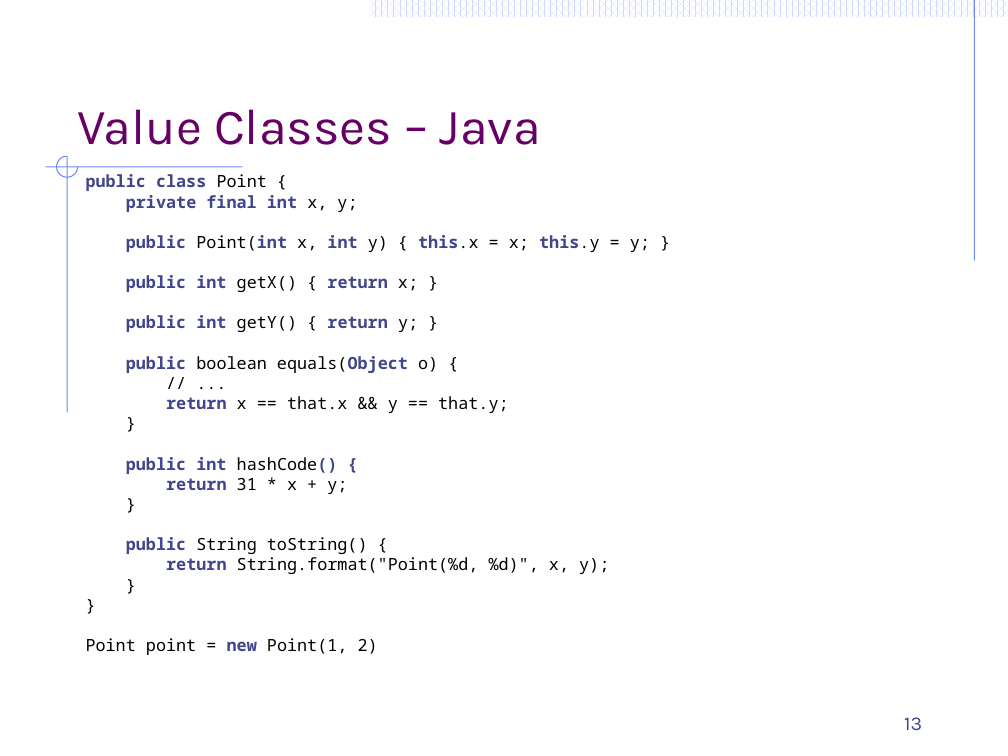
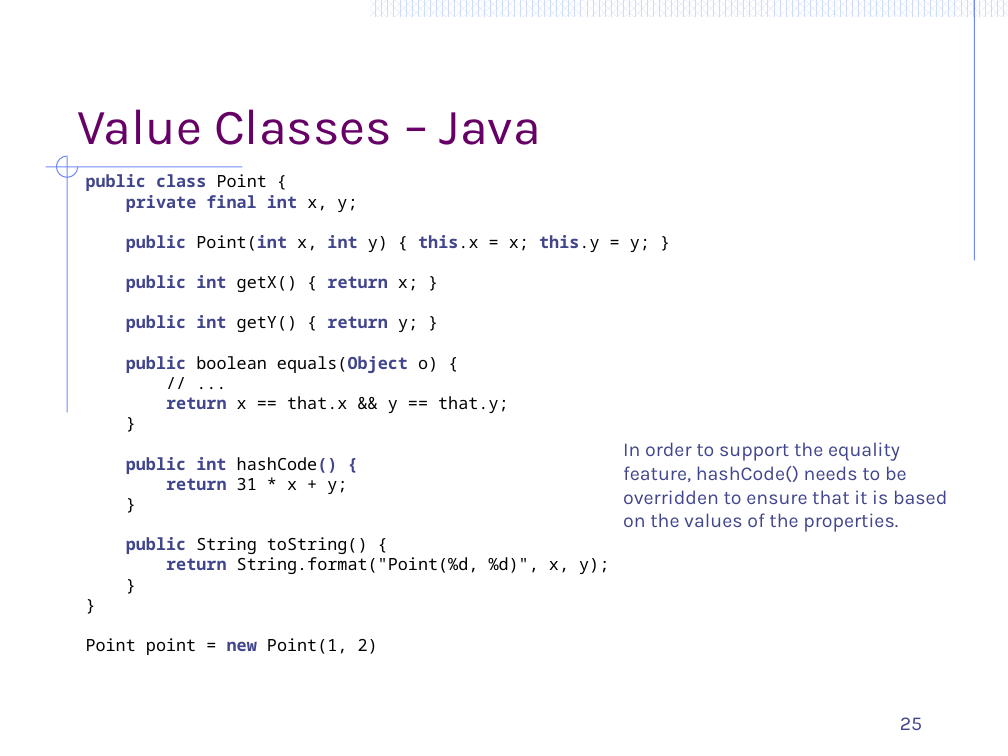
Before and after one commit to ArchitectingSoftware/CS575-SoftwareDesign, a slide deck: slide 25 of Lectures/M7-FunctionalDesignPatterns.pptx (slide 13 before the commit). Drawn at 1008x756 pixels with LibreOffice and Linux fonts; fonts in the diff are those of the drawing. Boxes give left, top, right and bottom in pixels: in the first picture for what was removed or moved away, otherwise in the second. Text is boxed around its words. In the diff, an @@ line names an element or a change of style, - is before the commit and + after.

```diff
--- a/Lectures/M7-FunctionalDesignPatterns.pptx
+++ b/Lectures/M7-FunctionalDesignPatterns.pptx
@@ text added at (x1=623, y1=442, x2=947, y2=532), 14 pt, text #40458C @@
+In order to support the equality feature, hashCode() needs to be overridden to ensure that it is based on the values of the properties.
@@ page number at (x1=900, y1=717, x2=922, y2=730): text changed @@
-13
+25
```
Also in this commit, not shown: 13 other slides changed, 27 slides added, 25 slides removed, 3 other files.
